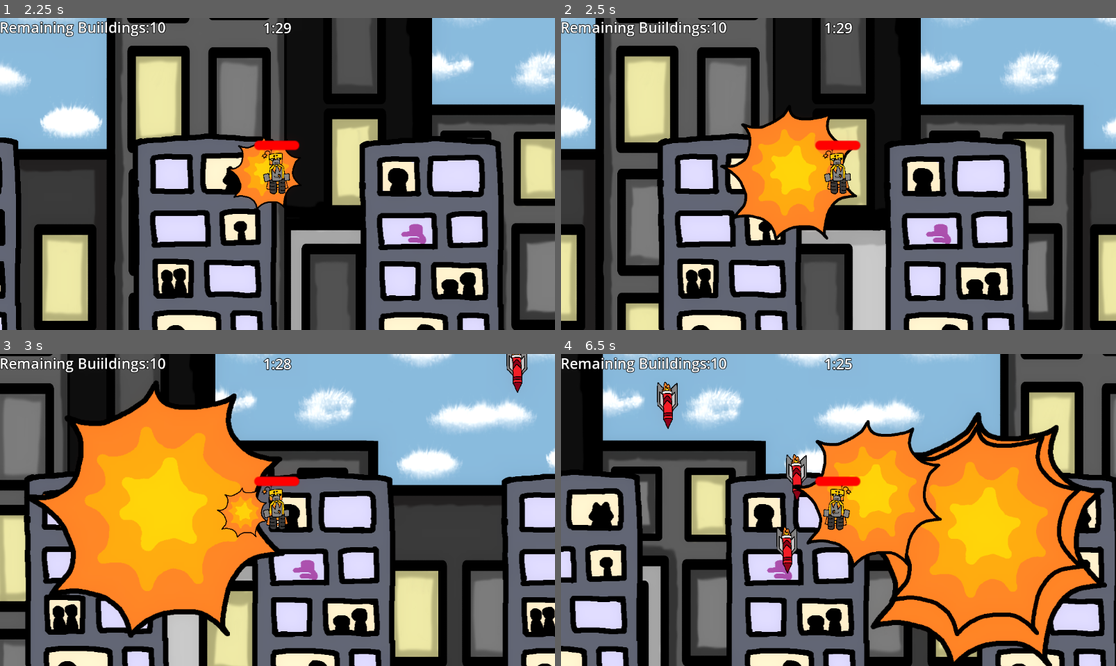
Above: before the commit, frames 1-4 (two rows, left to right).
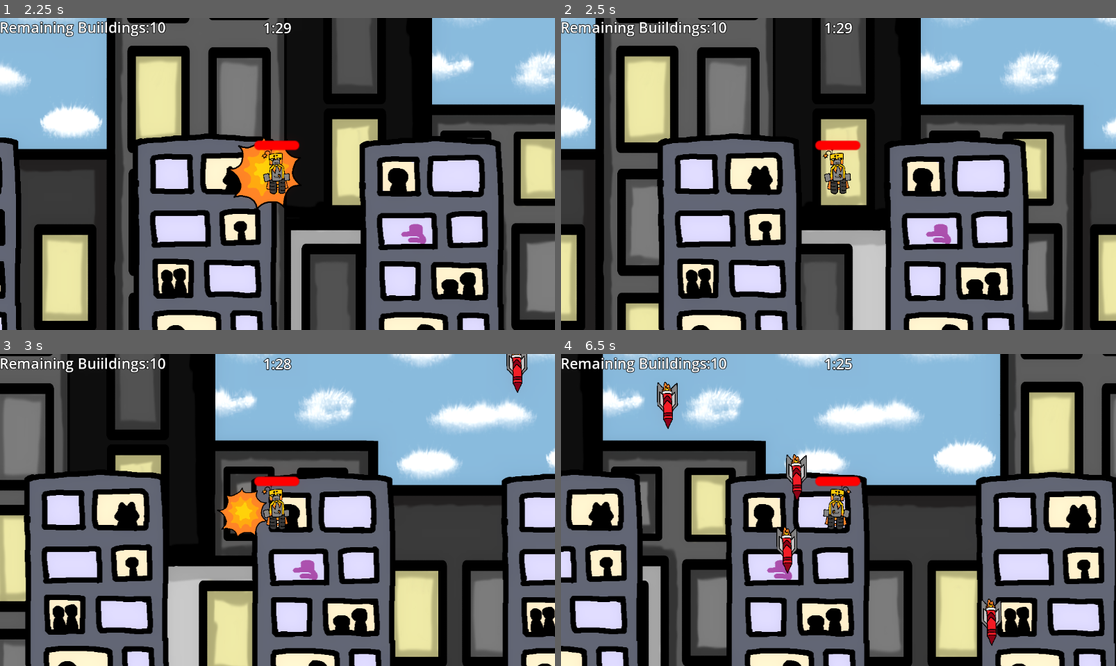
Above: after the commit, the same moments.

Repository: GeirlanthArchivest/oops--i-maybe-did-it-again
Game: Godot game, scene res://Scenes/start_menu.tscn
The game is run twice, just before and just after one commit, with the same random seed, the same clock (stepped at 60 frames per second) and the same inputs. The engine's default icon, where the game draws it, is replaced by a stand-in: a white triangle on a blue panel in a dark square.
Inputs (mouse positions are in pixels of both pictures, inside the frame that each line leads up to):
- Up to frame 1 (2.25 s): click (166, 155) at 0.5 s; click (166, 155) at 1.25 s; tap Enter (shoot) at 2 s; move the mouse to (399, 158) at 2.02 s; hold Right (move_right) from 2.03 s (still down); hold Enter (shoot) from 2.03 s (still down)
- Up to frame 2 (2.5 s): keep holding Right (move_right); keep holding Enter (shoot); tap Space (jump) at 2.27 s
- Up to frame 3 (3 s): keep holding Right (move_right); move the mouse to (166, 525) at 2.77 s; release Enter (shoot) at 2.78 s; tap Enter (shoot) at 2.85 s
- Up to frame 4 (6.5 s): tap Space (jump) at 3.02, 4.52, 5.27, 6.02 s; move the mouse to (894, 441) at 3.52 s; release Right (move_right) at 3.53 s; hold Left (move_left) 3.53-4.28 s; hold Enter (shoot) 3.53-4.28 s; move the mouse to (810, 572) at 4.27 s; hold Right (move_right) 4.28-5.78 s; tap Enter (shoot) at 4.35, 5.85 s; move the mouse to (1005, 556) at 5.02 s; hold Enter (shoot) 5.03-5.78 s; move the mouse to (672, 463) at 5.77 s; hold Left (move_left) from 5.78 s (still down)

Frame 1 is identical in both runs. In frame 2, 5.5% of the frame differs, in the area x 28-54%, y 29-72%; in frame 3, 21%; in frame 4, 26%, in the area x 41-99%, y 18-100%.

Commit message:
explosion sizes vary

Diff:
--- a/oops!-i-maybe-did-it-again/Scenes/explosion.tscn
+++ b/oops!-i-maybe-did-it-again/Scenes/explosion.tscn
@@ -10,6 +10,5 @@
 script = ExtResource("2_a801j")
 
 [node name="Explosion Despawn Timer" type="Timer" parent="."]
-autostart = true
 
 [connection signal="timeout" from="Explosion Despawn Timer" to="." method="_on_explosion_despawn_timer_timeout"]
--- a/oops!-i-maybe-did-it-again/Scripts/Global.gd
+++ b/oops!-i-maybe-did-it-again/Scripts/Global.gd
@@ -8,6 +8,7 @@
 var missile_speed:int
 var level_time:float
 var missile_time:float
+var explosion_despawn_time:float
 
 func scene_change():
 	get_tree().change_scene_to_file("res://Scenes/win_screen.tscn")
--- a/oops!-i-maybe-did-it-again/Scripts/Missile.gd
+++ b/oops!-i-maybe-did-it-again/Scripts/Missile.gd
@@ -9,6 +9,11 @@
 	position.y += 1 * Global.missile_speed * delta
 
 func _on_hitbox_body_shape_entered(body_rid: RID, body: Node2D, body_shape_index: int, local_shape_index: int) -> void:
-	if body.is_in_group("Floor") or body.is_in_group("Player"):
+	if body.is_in_group("Floor"):
+		Global.explosion_despawn_time = 1
 		Global.instance_node(explosion, global_position, Global.node_creation_parent)
 		queue_free()
+	elif body.is_in_group("Player"):
+		Global.explosion_despawn_time = 0.5
+		Global.instance_node(explosion, global_position, Global.node_creation_parent)
+		queue_free()
--- a/oops!-i-maybe-did-it-again/Scripts/building.gd
+++ b/oops!-i-maybe-did-it-again/Scripts/building.gd
@@ -27,6 +27,7 @@
 func _on_hitbox_area_entered(area: Area2D):
 	if area.is_in_group("Enemy Damager"):
 		area.get_parent().queue_free()
+		Global.explosion_despawn_time = 0.25
 		Global.instance_node(explosion, area.global_position, Global.node_creation_parent)
 		if health >0:
 			health -= 2
--- a/oops!-i-maybe-did-it-again/Scripts/explosion.gd
+++ b/oops!-i-maybe-did-it-again/Scripts/explosion.gd
@@ -1,6 +1,11 @@
 extends Sprite2D
 
 var growth_speed = 1
+
+func _ready() -> void:
+	$"Explosion Despawn Timer".wait_time = Global.explosion_despawn_time
+	$"Explosion Despawn Timer".start()
+	pass
 
 # Called every frame. 'delta' is the elapsed time since the previous frame.
 func _process(delta: float) -> void:
--- a/oops!-i-maybe-did-it-again/Scripts/player.gd
+++ b/oops!-i-maybe-did-it-again/Scripts/player.gd
@@ -61,7 +61,6 @@
 	if area.is_in_group("Missile"):
 		if health >0:
 			health -= 2
-			print(health)
 		if health <=0:
 			Global.win = false
 			Global.scene_change()
Not shown, changed: oops!-i-maybe-did-it-again/export_presets.cfg
